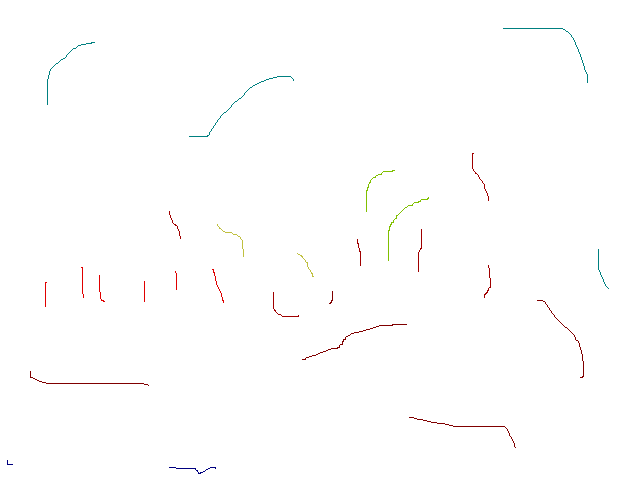
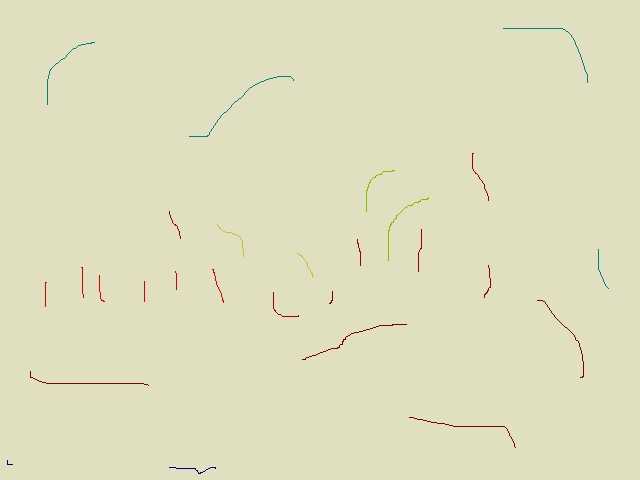
Layers edited between the first and the second (640, 480) image:
painted on "Background" over (x1=0, y1=0, x2=640, y2=480)
painted on "22_randomLow.png" over (x1=0, y1=0, x2=640, y2=480)
